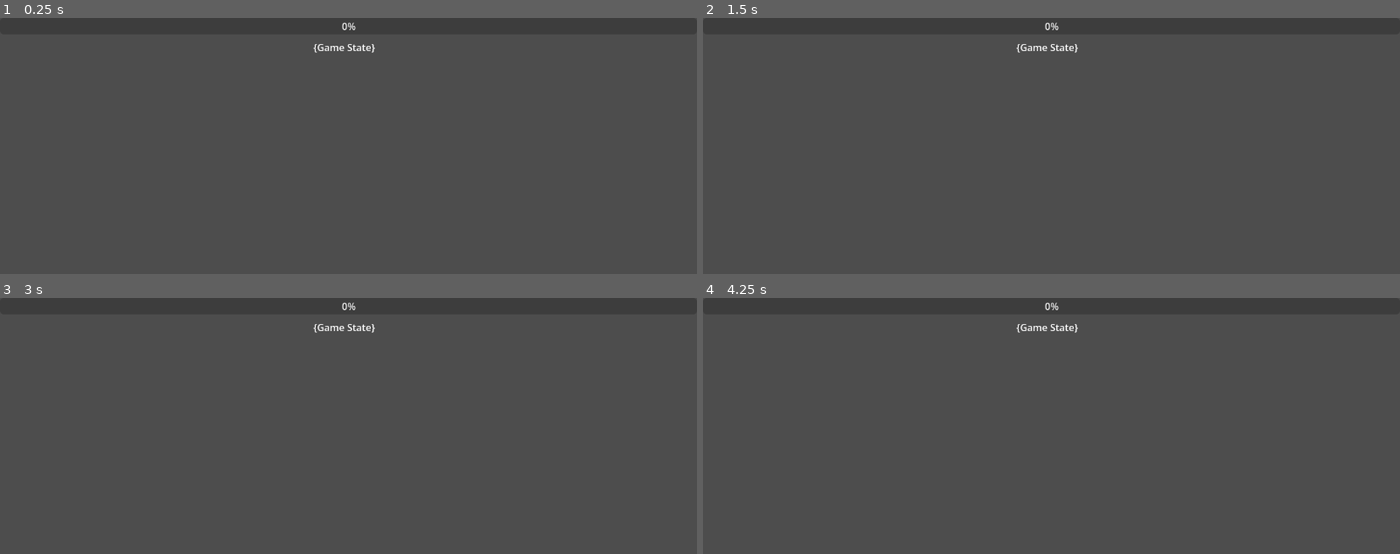
Above: before the commit, frames 1-4 (two rows, left to right).
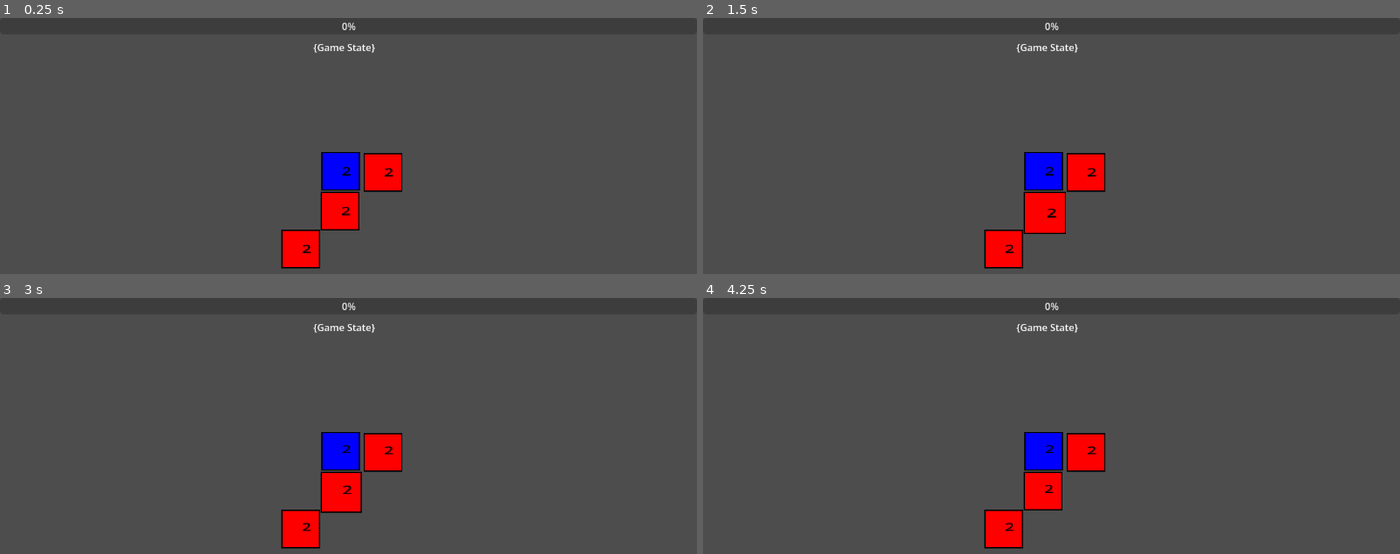
Above: after the commit, the same moments.

Repository: X4vierWhes/War-Multiplayer
Game: Godot game, scene res://src/core/game_manager.tscn
Two runs of this game, one before a commit and one after it. Both use one fixed random seed, a clock stepped at 60 frames per second and the inputs below.
Inputs (mouse positions are in pixels of both pictures, inside the frame that each line leads up to):
- Up to frame 1 (0.25 s): no input
- Up to frame 2 (1.5 s): click (1037, 207) at 0.52 s; click (1037, 207) at 1.27 s
- Up to frame 3 (3 s): click (334, 487) at 2.02 s; tap Enter at 2.75 s; move the mouse to (501, 474) at 2.77 s
- Up to frame 4 (4.25 s): tap Space at 3.5 s; move the mouse to (912, 513) at 3.52 s

The runs differ from the first frame. In frame 1, 3.4% of the frame differs, in the area x 40-58%, y 52-98%; in frame 2, 3.6%; in frame 3, 3.5%; in frame 4, 3.4%.
Error after the commit: Invalid access to property or key 'name' on a base object of type 'Nil'. (res://src/core/game_manager.gd:42)

Commit message:
wip: INtegration UI and Gameplay

Diff:
--- a/war-multiplayer/src/core/game_manager.gd
+++ b/war-multiplayer/src/core/game_manager.gd
@@ -3,10 +3,11 @@
 
 @export var map_manager: MapManager
 @export var ui_manager: UiManager
+@export var turn_manager: TurnManager
+@export var players_colors: Array[Color]
 
 enum GameState{ATTACK, MOBILIZING, AWAIT, GIVE, ATTACKING}
 var actual_state: GameState = GameState.MOBILIZING
-var transition_state: GameState = GameState.MOBILIZING
 
 var players: Array[Player]
 var current_player: int = 0
@@ -15,8 +16,11 @@
 var action_territory: Territory
 var target_territory: Territory
 
+@warning_ignore("unused_signal") signal await_ui
+
 func _ready() -> void:
-	pass
+
+	map_manager.spawn_map(self, players)
 
 func give_card() -> void:
 	if cardStack.size() == 0: return
@@ -24,3 +28,20 @@
 
 func show_ui() -> void:
 	pass
+
+func change_game_state(new_state: GameState) -> void:
+	actual_state = new_state
+
+func get_game_state() -> GameState:
+	return actual_state
+
+func refresh_game_state() -> void:
+	pass
+
+func set_action(action: Territory) -> void:
+	print("GM Action_Territory:", action.name)
+	action_territory = action
+
+func set_target(target: Territory) -> void:
+	print("GM Action_Territory:", target.name)
+	target_territory = target
--- a/war-multiplayer/src/core/game_manager.tscn
+++ b/war-multiplayer/src/core/game_manager.tscn
@@ -3,19 +3,30 @@
 [ext_resource type="Script" uid="uid://l0gfcqe1tjjn" path="res://src/core/map_manager/map_manager.gd" id="1_d4q8a"]
 [ext_resource type="Script" uid="uid://bvoaay7k85w3d" path="res://src/core/game_manager.gd" id="1_fx5eh"]
 [ext_resource type="Script" uid="uid://2ame7hnqpcom" path="res://src/ui/ui_manager.gd" id="2_gm6uy"]
+[ext_resource type="PackedScene" uid="uid://o57pr8qm5vui" path="res://src/core/map/region/south_america.tscn" id="3_km052"]
+[ext_resource type="Script" uid="uid://b5774o4rqrpao" path="res://src/core/turn_manager/turn_manager.gd" id="4_7y20v"]
 [ext_resource type="PackedScene" uid="uid://cfqnudytgfv0d" path="res://src/ui/AddTroops/AddTroopsInterface.tscn" id="4_km052"]
 [ext_resource type="PackedScene" uid="uid://boycooe6y6f8v" path="res://src/ui/MoveTroops/MoveTroopsInterface.tscn" id="5_7y20v"]
 [ext_resource type="PackedScene" uid="uid://bqsqpooeajfwl" path="res://src/ui/DeclareAttack/DeclareAttackInterface.tscn" id="6_ebxag"]
 
-[node name="game_manager" type="Node2D" unique_id=525332365]
+[node name="game_manager" type="Node2D" unique_id=525332365 node_paths=PackedStringArray("map_manager", "ui_manager")]
 script = ExtResource("1_fx5eh")
+map_manager = NodePath("map_manager")
+ui_manager = NodePath("CanvasLayer/ui_manager")
+players_colors = Array[Color]([Color(1, 0, 0, 1), Color(0, 0, 1, 1)])
 
 [node name="map_manager" type="Node2D" parent="." unique_id=892306766]
 script = ExtResource("1_d4q8a")
+maps = Array[PackedScene]([ExtResource("3_km052")])
+
+[node name="turn_manager" type="Node2D" parent="." unique_id=1871730817]
+script = ExtResource("4_7y20v")
 
 [node name="CanvasLayer" type="CanvasLayer" parent="." unique_id=481796899]
+layer = -1
 
 [node name="ui_manager" type="Control" parent="CanvasLayer" unique_id=1176088927]
+z_index = -1
 layout_mode = 3
 anchors_preset = 15
 anchor_right = 1.0
--- a/war-multiplayer/src/core/map/region/region.gd
+++ b/war-multiplayer/src/core/map/region/region.gd
@@ -7,5 +7,10 @@
 @export var bonus: int = 1
 @export var territorys: Array[Territory] = []
 
+func set_game_manager(gm: GameManager, players: Array[Player]) -> void:
+	for i in get_children():
+		if i is Territory:
+			i.gm = gm
+
 func give_bonus() -> void:
 	pass
--- a/war-multiplayer/src/core/map/region/south_america.tscn
+++ b/war-multiplayer/src/core/map/region/south_america.tscn
@@ -1,6 +1,21 @@
 [gd_scene format=3 uid="uid://o57pr8qm5vui"]
 
 [ext_resource type="Script" uid="uid://c60wrepqpjxc" path="res://src/core/map/region/region.gd" id="1_ibm6o"]
+[ext_resource type="PackedScene" uid="uid://6a4iugaea60h" path="res://src/core/map/territory/territory.tscn" id="2_ps0kk"]
 
 [node name="SouthAmerica" type="Node2D" unique_id=1506456131]
 script = ExtResource("1_ibm6o")
+region_name = "South_America"
+
+[node name="obj_brasil" parent="." unique_id=1498767408 instance=ExtResource("2_ps0kk")]
+position = Vector2(530, 288)
+
+[node name="obj_argentina" parent="." unique_id=245403461 instance=ExtResource("2_ps0kk")]
+position = Vector2(465, 351)
+
+[node name="obj_suriname" parent="." unique_id=124121561 instance=ExtResource("2_ps0kk")]
+position = Vector2(531, 222)
+color = Color(0, 0, 1, 1)
+
+[node name="obj_guiana" parent="." unique_id=1531504633 instance=ExtResource("2_ps0kk")]
+position = Vector2(601, 224)
--- a/war-multiplayer/src/core/map/territory/territory.gd
+++ b/war-multiplayer/src/core/map/territory/territory.gd
@@ -11,14 +11,14 @@
 @export var territory_name: String
 @export var army_number: int = 1
 
-var player_in_domain: Player
-var state:= Globals.game_state
+var player_in_domain: Player = null
+var gm: GameManager = null
 var texture_base_scale: Vector2
 const label_text: String = "[wave freq=5.0 amp=50.0 connected=0] {text} [/wave]"
 
 func _ready() -> void:
-	player_in_domain = Globals.player
 	texture_base_scale = texture.scale
+	player_in_domain = Globals.PLAYER
 	if texture.material:
 		texture.material = texture.material.duplicate()
 	button.global_position = texture.global_position
@@ -35,25 +35,38 @@
 	pass
 
 func mobilize() -> void:
-	Globals.game_state = Globals.State.GIVE
-	Globals.action_territory = self
-	Globals.troops_to_mobilize = 1
+	if army_number <= 1:
+		print("Tropas insuficientes")
+		gm.set_action(null)
+		gm.set_target(null)
+		return
+
+	gm.set_action(self)
+	gm.change_game_state(GameManager.GameState.GIVE)
 
 func give() -> void:
-	if Globals.action_territory != self:
-			Globals.action_territory._change_army_count(-1)
-			_change_army_count(1)
-			Globals.action_territory = null
-			Globals.game_state = Globals.State.MOBILIZING
+	if gm.action_territory == self:
+		print("Não pode mobilizar para si proprio")
+		gm.set_action(null)
+		return
+	gm.set_target(self)
+	gm.show_ui()
+	gm.change_game_state(GameManager.GameState.AWAIT)
+	print("Aguarde...")
+	await gm.await_ui
 
 func _take_action() -> void:
-	match(Globals.game_state):
-		Globals.State.ATTACK:
+	match(gm.get_game_state()):
+		GameManager.GameState.ATTACK:
 			print("Atacando")
-		Globals.State.MOBILIZING:
+		GameManager.GameState.MOBILIZING:
 			mobilize()
-		Globals.State.GIVE:
+		GameManager.GameState.GIVE:
 			give()
+		GameManager.GameState.AWAIT:
+			return
+		GameManager.GameState.ATTACKING:
+			return
 
 func _change_army_count(amount: int) -> void:
 	army_number += amount
--- a/war-multiplayer/src/core/map/territory/territory.tscn
+++ b/war-multiplayer/src/core/map/territory/territory.tscn
@@ -20,7 +20,7 @@
 material = SubResource("ShaderMaterial_pvk8x")
 offset_right = 32.0
 offset_bottom = 32.0
-scale = Vector2(3, 3)
+scale = Vector2(2, 2)
 texture = ExtResource("3_34qhv")
 
 [node name="RichTextLabel" type="RichTextLabel" parent="TextureRect" unique_id=588516174]
@@ -45,7 +45,7 @@
 offset_top = 5.0
 offset_right = 15.0
 offset_bottom = 16.0
-scale = Vector2(8, 8)
+scale = Vector2(5.2134833, 4.894118)
 flat = true
 
 [connection signal="mouse_entered" from="TextureRect/Button" to="." method="_on_button_mouse_entered"]
--- a/war-multiplayer/src/core/map_manager/map_manager.gd
+++ b/war-multiplayer/src/core/map_manager/map_manager.gd
@@ -1,2 +1,15 @@
 extends Node2D
 class_name MapManager
+
+@export var maps: Array[PackedScene]
+var game_manager: GameManager = null
+
+func spawn_map(gm: GameManager, players: Array[Player]) -> void:
+	game_manager = gm
+	for i in maps:
+		var region:= i.instantiate() as Region
+		region.set_game_manager(gm, players)
+		add_child(region)
+
+func get_gm() -> GameManager:
+	return game_manager
--- a/war-multiplayer/src/core/player/player.gd
+++ b/war-multiplayer/src/core/player/player.gd
@@ -1,7 +1,7 @@
-extends RefCounted
+extends Node2D
 class_name Player
 
-var name: String = "Jogaor"
+var name_player: String = "Jogador"
 var color: Color = Color.RED
 
 var cards: Array[Card]
--- /dev/null
+++ b/war-multiplayer/src/core/turn_manager/turn_manager.gd
@@ -0,0 +1,10 @@
+extends Node2D
+class_name TurnManager
+
+@export var turn_timer: float = 1.0
+
+enum Turn{MOBILIZE, ATTACK, AWAIT}
+var actual_state: Turn = Turn.MOBILIZE
+
+func get_actual_state() -> Turn:
+	return actual_state
--- a/war-multiplayer/src/globals/globals.gd
+++ b/war-multiplayer/src/globals/globals.gd
@@ -1,11 +1,4 @@
 extends Node
 
-enum State{ATTACK, PREPARING, MOBILIZING, GIVE, AWAIT}
-
-var game_state:= State.MOBILIZING
-
-var COLOR_CHANGER := preload("uid://cuxtvhhfbh5jm") as Shader
-
-var troops_to_mobilize: int = 1
-
-var action_territory: Territory
+const COLOR_CHANGER := preload("uid://cuxtvhhfbh5jm") as Shader
+var PLAYER : Player = preload("uid://cuieu8kthf2n0").instantiate() as Player
--- a/war-multiplayer/src/ui/ui_manager.gd
+++ b/war-multiplayer/src/ui/ui_manager.gd
@@ -5,7 +5,9 @@
 var game_manager: GameManager = null
 
 func connect_signals(gm: GameManager) -> void:
-	pass
+	game_manager = gm
 
 func show_ui(state: GameManager.GameState) -> void:
-	pass
+	match(state):
+		GameManager.GameState.MOBILIZING:
+			return
Not shown, added: war-multiplayer/src/core/turn_manager/turn_manager.gd.uid
